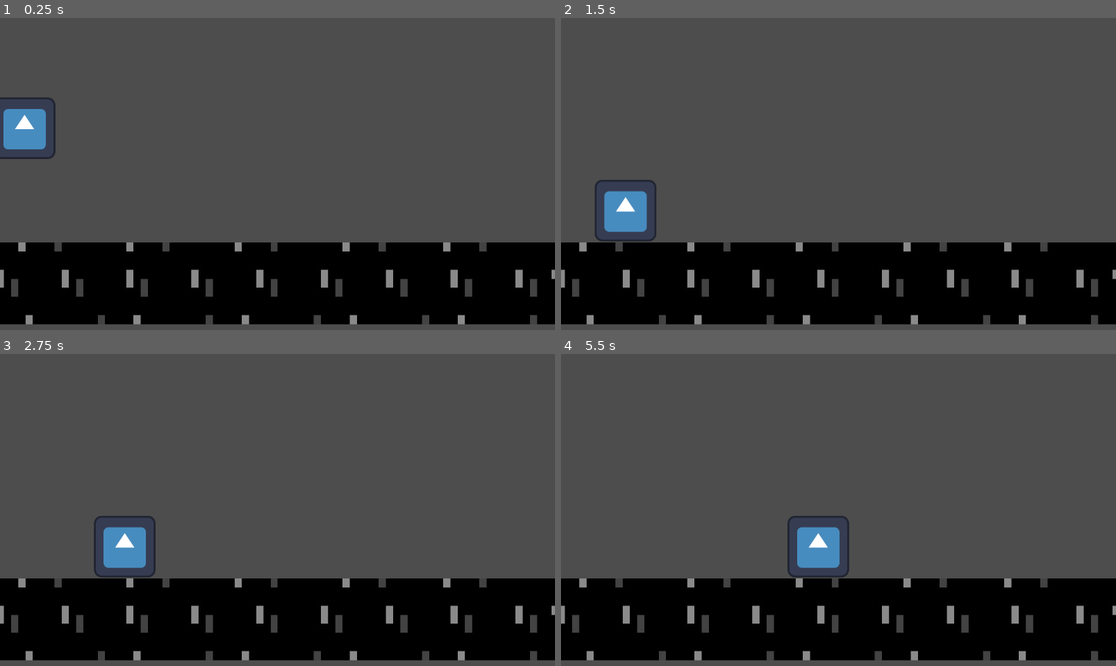
Above: before the commit, frames 1-4 (two rows, left to right).
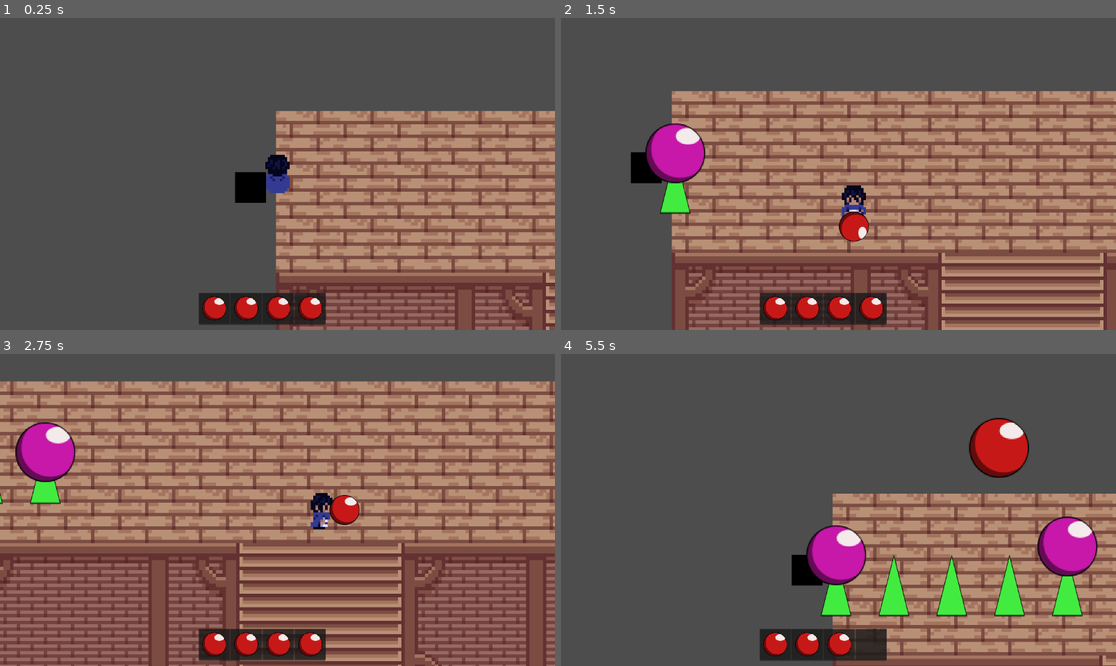
Above: after the commit, the same moments.

Repository: Prakinha/Alquimia
Game: Godot game, scene res://itens/cenajogo.tscn
Two runs of this game, one before a commit and one after it. Both use one fixed random seed, a clock stepped at 60 frames per second and the inputs below. Before the commit the project starts from res://main.tscn. The engine's default icon, where the game draws it, is replaced by a stand-in: a white triangle on a blue panel in a dark square.
Inputs:
- Up to frame 1 (0.25 s): no input
- Up to frame 2 (1.5 s): tap Enter at 0.5 s; hold Right (ui_right) 0.53-1.28 s; tap 1 at 0.6 s; hold Down (ui_down) from 1.28 s (still down); tap 2 at 1.35 s
- Up to frame 3 (2.75 s): release Down (ui_down) at 2.03 s; hold Right (ui_right) from 2.03 s (still down); tap 3 at 2.1 s
- Up to frame 4 (5.5 s): release Right (ui_right) at 2.78 s; hold Up (ui_up) 2.78-3.53 s; tap one key every 0.75 s from 2.85 s: 4 F G J; hold Left (ui_left) 3.53-5.03 s; hold Down (ui_down) from 5.03 s (still down)

The runs differ from the first frame. In frame 1, 50% of the frame differs, in the area x 0-100%, y 25-100%; in frame 2, 69%; in frame 3, 91%, in the area x 0-100%, y 8-100%; in frame 4, 43%.

Commit message:
alguns ajustes

Diff:
--- a/WWpasta/WWPlayer/inventário/item_drop.tscn
+++ b/WWpasta/WWPlayer/inventário/item_drop.tscn
@@ -1,10 +1,10 @@
 [gd_scene format=3 uid="uid://cmcxlcvf7ovuq"]
 
 [ext_resource type="Script" uid="uid://be44sriryu2we" path="res://WWpasta/WWPlayer/inventário/item_drop.gd" id="1_nhhfg"]
-[ext_resource type="Texture2D" uid="uid://be2tvmrclkfb4" path="res://WWpasta/WWPlayer/coco.png" id="2_lm5m2"]
+[ext_resource type="Texture2D" uid="uid://lscyajgwevbu" path="res://itens/elementosSprites/Vermelho.png" id="2_7p0dp"]
 
 [sub_resource type="CircleShape2D" id="CircleShape2D_an6nj"]
-radius = 128.24976
+radius = 62.289646
 
 [node name="ItemDrop" type="Area2D" unique_id=2020926545]
 collision_mask = 0
@@ -13,7 +13,7 @@
 [node name="Sprite2D" type="Sprite2D" parent="." unique_id=2019497921]
 texture_filter = 1
 scale = Vector2(2, 2)
-texture = ExtResource("2_lm5m2")
+texture = ExtResource("2_7p0dp")
 
 [node name="CollisionShape2D" type="CollisionShape2D" parent="." unique_id=399906932]
 shape = SubResource("CircleShape2D_an6nj")
--- a/itens/elementos/azul.tscn
+++ b/itens/elementos/azul.tscn
@@ -1,7 +1,11 @@
 [gd_scene format=3 uid="uid://dd10ge25mjn47"]
 
 [ext_resource type="PackedScene" uid="uid://cl18yhp1wt86u" path="res://itens/elementos/verde.tscn" id="1_qawuy"]
+[ext_resource type="Texture2D" uid="uid://dcastyc2lx34s" path="res://itens/elementosSprites/Azul.png" id="2_88rey"]
 
 [node name="azul" unique_id=1751028922 instance=ExtResource("1_qawuy")]
 item_id = "B"
 item_name = "Azul"
+
+[node name="Sprite2D" parent="Area2D" parent_id_path=PackedInt32Array(1651896402) index="1" unique_id=1298149292]
+texture = ExtResource("2_88rey")
--- a/itens/elementos/pinks.tscn
+++ b/itens/elementos/pinks.tscn
@@ -1,7 +1,11 @@
 [gd_scene format=3 uid="uid://ba888rfbyjwyc"]
 
 [ext_resource type="PackedScene" uid="uid://dgcarvigog85b" path="res://itens/elementos/amarelo.tscn" id="1_wxeoo"]
+[ext_resource type="Texture2D" uid="uid://b0asd5vgdyni5" path="res://itens/elementosSprites/Rosa.png" id="2_srf6u"]
 
 [node name="pinks" unique_id=1751028922 instance=ExtResource("1_wxeoo")]
 item_id = "pink"
 item_name = "pink"
+
+[node name="Sprite2D" parent="Area2D" parent_id_path=PackedInt32Array(1651896402) index="1" unique_id=1298149292]
+texture = ExtResource("2_srf6u")
--- a/itens/elementosITEMDATA/AzulITEMDATA.tres
+++ b/itens/elementosITEMDATA/AzulITEMDATA.tres
@@ -1,12 +1,12 @@
 [gd_resource type="Resource" script_class="ItemData" format=3 uid="uid://bs8cwemaw8xt1"]
 
 [ext_resource type="Script" uid="uid://dweef7bq1l6rt" path="res://WWpasta/WWPlayer/inventário/ItemData.gd" id="1_6wbpn"]
-[ext_resource type="PackedScene" uid="uid://cp74vju80nphl" path="res://WWpasta/WWPlayer/inventário/ItemTypes/Azul/AzulITEMSCENE.tscn" id="1_cvk5y"]
+[ext_resource type="PackedScene" uid="uid://dd10ge25mjn47" path="res://itens/elementos/azul.tscn" id="1_xwnvt"]
 [ext_resource type="Texture2D" uid="uid://dcastyc2lx34s" path="res://itens/elementosSprites/Azul.png" id="2_5dnow"]
 
 [resource]
 script = ExtResource("1_6wbpn")
 ItemName = "Azul"
 icon = ExtResource("2_5dnow")
-ItemScene = ExtResource("1_cvk5y")
+ItemScene = ExtResource("1_xwnvt")
 metadata/_custom_type_script = "uid://dweef7bq1l6rt"
--- a/itens/elementosITEMDATA/RosaITEMDATA.tres
+++ b/itens/elementosITEMDATA/RosaITEMDATA.tres
@@ -1,6 +1,6 @@
 [gd_resource type="Resource" script_class="ItemData" format=3 uid="uid://dckd4sote67p5"]
 
-[ext_resource type="PackedScene" uid="uid://b2n4wqgsbufqv" path="res://WWpasta/WWPlayer/inventário/ItemTypes/Rosa/RosaITEMSCENE.tscn" id="1_6oije"]
+[ext_resource type="PackedScene" uid="uid://ba888rfbyjwyc" path="res://itens/elementos/pinks.tscn" id="1_hroah"]
 [ext_resource type="Script" uid="uid://dweef7bq1l6rt" path="res://WWpasta/WWPlayer/inventário/ItemData.gd" id="1_qgnnm"]
 [ext_resource type="Texture2D" uid="uid://b0asd5vgdyni5" path="res://itens/elementosSprites/Rosa.png" id="2_kqnqs"]
 
@@ -8,5 +8,5 @@
 script = ExtResource("1_qgnnm")
 ItemName = "Rosa"
 icon = ExtResource("2_kqnqs")
-ItemScene = ExtResource("1_6oije")
+ItemScene = ExtResource("1_hroah")
 metadata/_custom_type_script = "uid://dweef7bq1l6rt"
--- a/itens/itembase.tscn
+++ b/itens/itembase.tscn
@@ -12,9 +12,9 @@
 [node name="Area2D" type="Area2D" parent="." unique_id=1651896402]
 
 [node name="CollisionShape2D" type="CollisionShape2D" parent="Area2D" unique_id=1595932822]
-position = Vector2(200, 0)
+position = Vector2(50, 0)
 shape = SubResource("RectangleShape2D_cxh00")
 
 [node name="Sprite2D" type="Sprite2D" parent="Area2D" unique_id=1298149292]
-position = Vector2(200, 0)
+position = Vector2(50, 0)
 texture = ExtResource("2_ea2vf")
--- a/project.godot
+++ b/project.godot
@@ -11,7 +11,7 @@
 [application]
 
 config/name="Alquimia"
-run/main_scene="res://main.tscn"
+run/main_scene="uid://ce2a0dk6qsa3y"
 config/features=PackedStringArray("4.6", "Forward Plus")
 config/icon="res://icon.svg"
 
